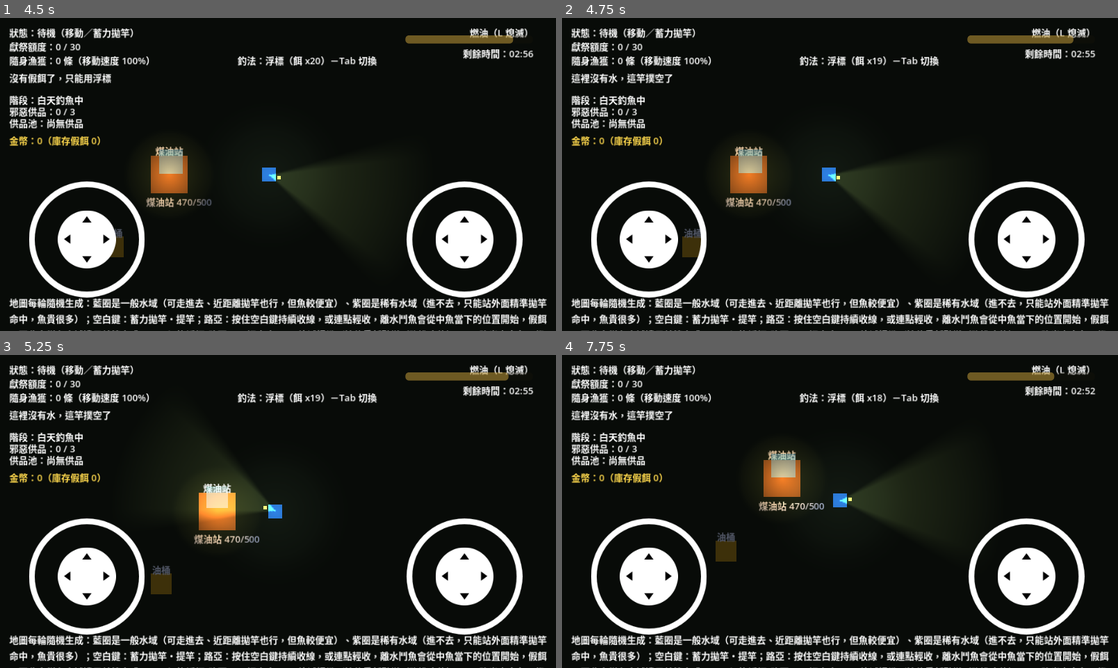
Above: before the commit, frames 1-4 (two rows, left to right).
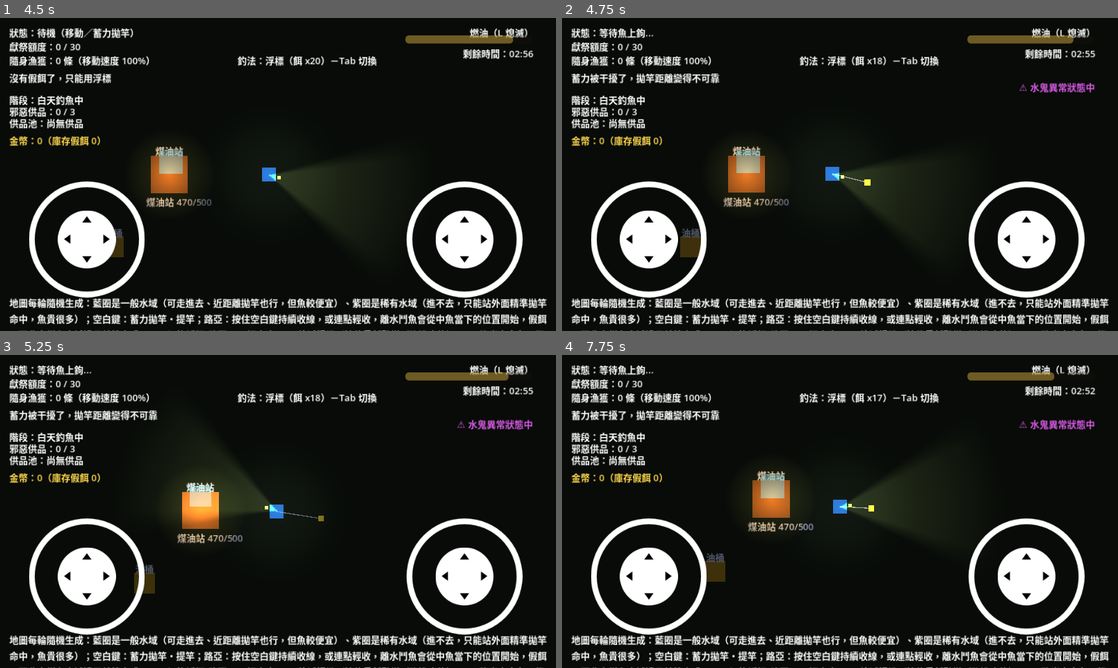
Above: after the commit, the same moments.

Repository: brian18964-bot/fishock
Game: Godot game, scene res://scenes/title_screen.tscn
The game is run twice, just before and just after one commit, with the same random seed, the same clock (stepped at 60 frames per second) and the same inputs.
Inputs (mouse positions are in pixels of both pictures, inside the frame that each line leads up to):
- Up to frame 1 (4.5 s): click "開始遊戲" at 0.5 s; tap Enter at 1.25 s; move the mouse to (400, 158) at 1.27 s; hold Right (ui_right) 1.28-2 s; hold F 1.28-2 s; click (400, 158) at 1.42 s; tap Space at 1.52 s; drag from (166, 190) to (250, 237) at 2.02 s; move the mouse to (333, 105) at 2.77 s; hold Right (ui_right) 2.78-3.5 s; hold Shift 2.78-3.5 s; drag from (250, 237) to (116, 246) at 3.52 s; move the mouse to (444, 221) at 4.27 s; hold Left (ui_left) from 4.28 s (still down); hold Tab from 4.28 s (still down)
- Up to frame 2 (4.75 s): keep holding Left (ui_left); keep holding Tab; tap Space at 4.52 s
- Up to frame 3 (5.25 s): release Left (ui_left) at 5 s; release Tab at 5 s; drag from (111, 464) to (194, 433) at 5.02 s
- Up to frame 4 (7.75 s): move the mouse to (867, 511) at 5.77 s; hold Down (ui_down) 5.78-6.5 s; tap 1 at 5.85 s; click (867, 511) at 5.92 s; drag from (756, 433) to (728, 527) at 6.52 s; move the mouse to (962, 495) at 7.27 s; hold Up (ui_up) from 7.28 s (still down); tap 3 at 7.35 s; tap Space at 7.52 s

Frame 1 is identical in both runs. In frame 2, 2.0% of the frame differs, in the area x 1-96%, y 3-77%; in frame 3, 3.3%; in frame 4, 3.9%, in the area x 1-96%, y 3-73%.

Commit message:
Fix water zones never actually spawning (map_generator add_child failure)
map_generator.gd calls add_child() on Main synchronously from its own
_ready(), but Main is still mid-instantiation at that point (it's still
propagating _ready() through its own static children, of which
map_generator is one), so Godot rejects every add_child() call with
"Parent node is busy setting up children". All 12 water zones (9
common + 3 rare) silently failed to enter the scene tree in every run,
confirmed by finally running the project in a real Godot 4.7.2 binary
for the first time. Deferring the add_child() call fixes it - verified
zones now enter the tree with correct positions/groups.

Also commits the .uid/.import sidecar files Godot generated on first
import, which the project never had before since it had never been
opened in an actual editor.

Diff:
--- a/scripts/map_generator.gd
+++ b/scripts/map_generator.gd
@@ -64,8 +64,14 @@
 func _spawn_zone(type: int, radius: float) -> void:
 	var pos := _pick_zone_position(radius)
 	var zone: WaterZone = WATER_ZONE_SCENE.instantiate()
-	get_parent().add_child(zone)
+	# Main is still mid-instantiation while this whole scene's _ready() chain
+	# is running (map_generator is a static child of it) - add_child() on it
+	# here fails outright ("Parent node is busy setting up children"), so
+	# this has to be deferred. setup() only touches the zone's own already-
+	# instantiated children, so it's safe to call before the zone is in the
+	# tree at all.
 	zone.setup(type, radius, pos)
+	get_parent().add_child.call_deferred(zone)
 	water_zones.append(zone)
 
 
--- a/scripts/water_zone.gd
+++ b/scripts/water_zone.gd
@@ -16,10 +16,10 @@
 var radius: float = 200.0
 
 
-## Called by map_generator.gd right after instantiate()+add_child() - before
-## this node's own _ready() has run, so this resolves the collision shape
-## directly via get_node() rather than an @onready var (which wouldn't be
-## assigned yet at this point).
+## Called by map_generator.gd right after instantiate(), before the zone is
+## even added to the tree (add_child there is deferred) - so this resolves
+## the collision shape directly via get_node() rather than an @onready var
+## (which wouldn't be assigned yet at this point).
 func setup(type: int, r: float, pos: Vector2) -> void:
 	zone_type = type
 	radius = r
Not shown, added: addons/virtual_joystick/textures/joystick_base_outline.png.import
Not shown, added: addons/virtual_joystick/textures/joystick_tip_arrows.png.import
Not shown, added: addons/virtual_joystick/virtual_joystick.gd.uid
Not shown, added: scripts/altar.gd.uid
Not shown, added: scripts/darkness_controller.gd.uid
Not shown, added: scripts/day_vision.gd.uid
Not shown, added: scripts/dropped_fish.gd.uid
Not shown, added: scripts/escape_point.gd.uid
Not shown, added: scripts/fish_data.gd.uid
Not shown, added: scripts/fish_log.gd.uid
Not shown, added: scripts/foliage_occluder.gd.uid
Not shown, added: scripts/fuel_station.gd.uid
(and 15 more such lines)
